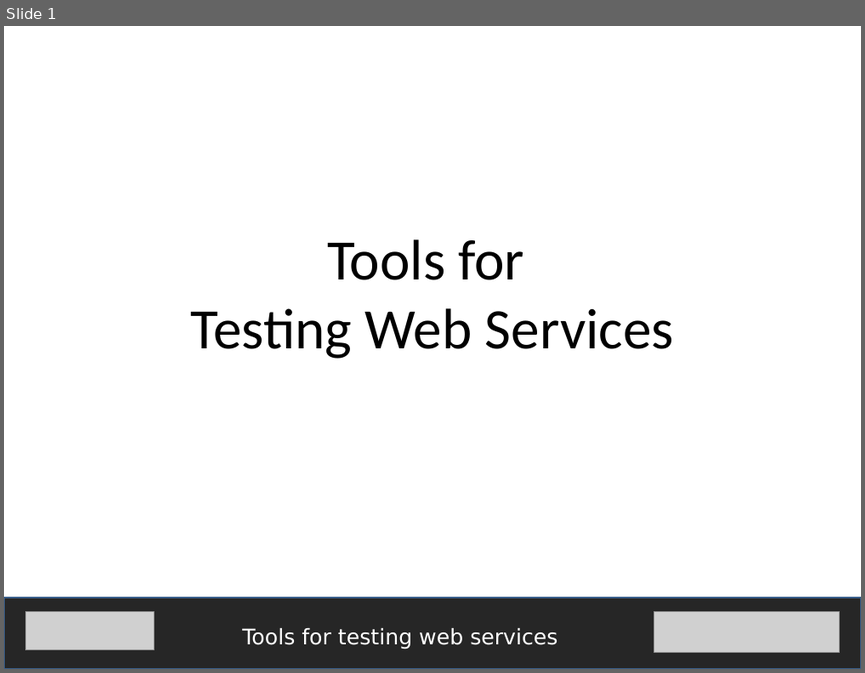
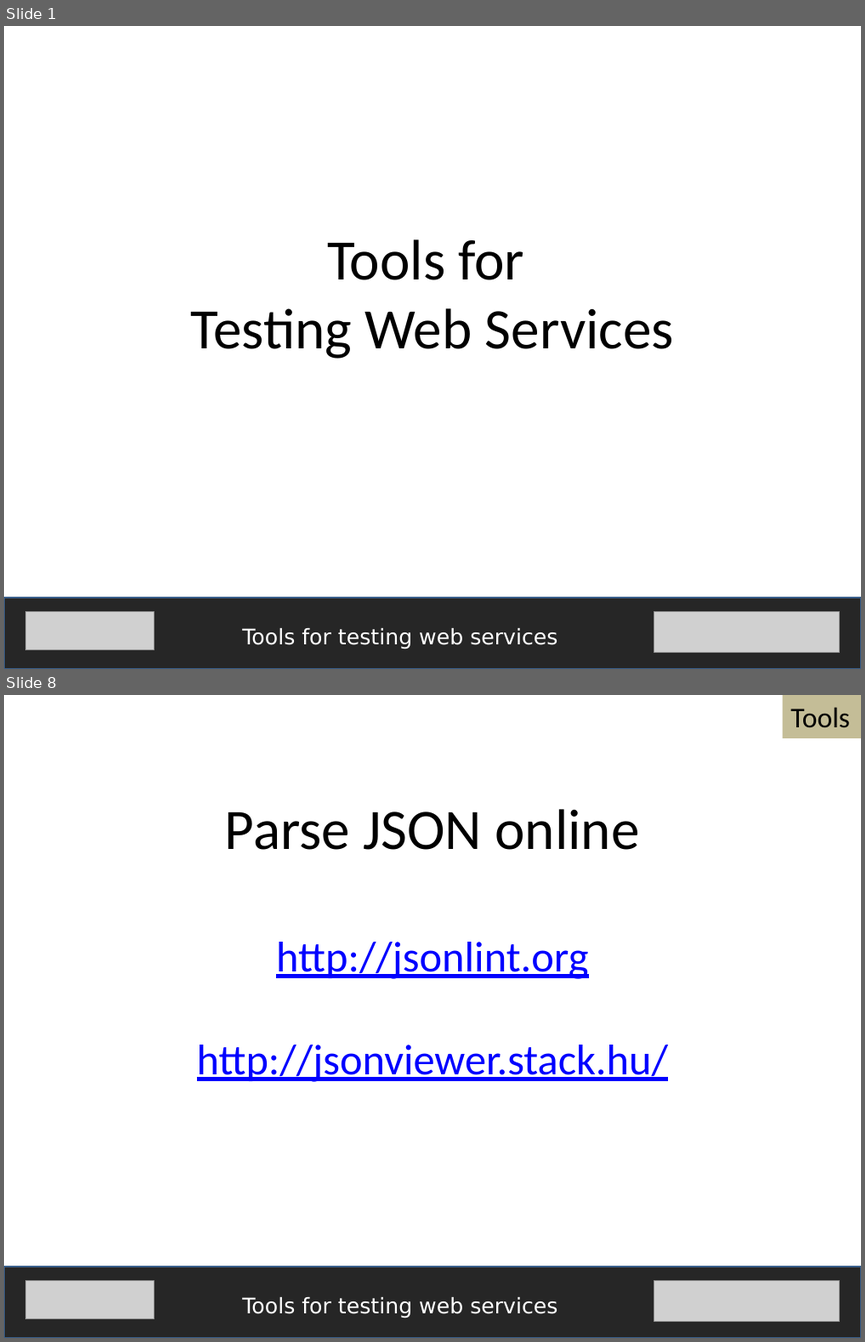
Before and after one commit to fijiaaron/testing-web-apps-and-services, a slide deck: presentations/Tools for testing web services.pptx. Shown one above the other, each under a label of ours: slide 1 before the commit, slides 1 and 8 after it; the slides between them are not shown. The pictures are 865x673 and 865x1342 pixels, drawn with LibreOffice and Linux fonts; fonts in the diff are those of the drawing; grey boxes stand for pictures. Boxes give left, top, right and bottom in pixels: in the first picture for what was removed or moved away, otherwise in the second. Text is boxed around its words. In the diff, an @@ line names an element or a change of style, - is before the commit and + after.

Commit message:
Web services explained and Tools for testing web services presentations are done

```diff
--- a/presentations/Tools for testing web services.pptx
+++ b/presentations/Tools for testing web services.pptx
@@ slide 8 added at [4, 695, 861, 1338], background #FFFFFF @@
@@ rectangle added at [782, 695, 861, 737], fill #C4BD97, 24 pt, text #000000 @@
+Tools
@@ text added at [197, 809, 669, 1082], 36 pt, text #0000FF, underline @@
+Parse JSON online
+http://jsonlint.org
+http://jsonviewer.stack.hu/
@@ rectangle added at [4, 1266, 861, 1338], fill #262626, outline #3A5F8C 2 pt @@
@@ picture added at [25, 1280, 154, 1319] @@
@@ picture added at [653, 1280, 840, 1321] @@
@@ text added at [242, 1297, 557, 1318], 18 pt, text #FFFFFF @@
+Tools for testing web services
```
Also in this commit, not shown: 2 slides changed, 5 other slides added, 6 other files.
